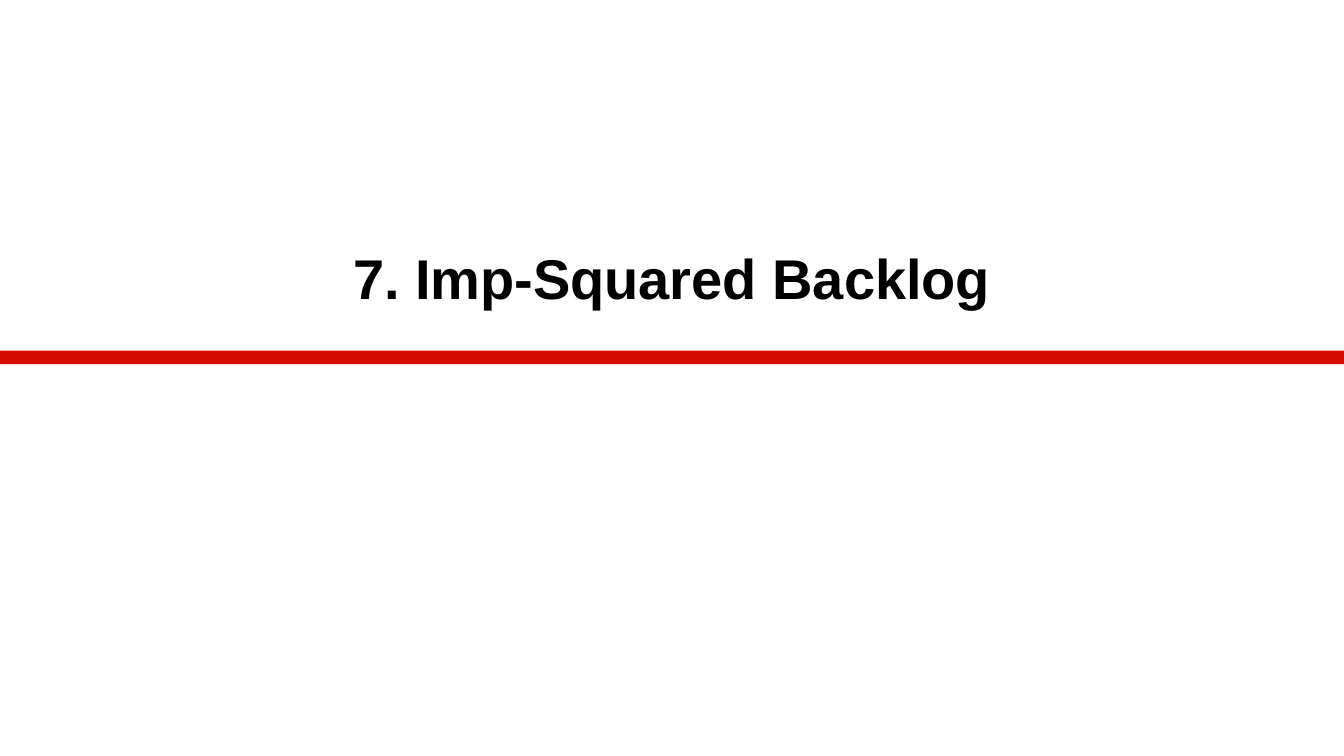
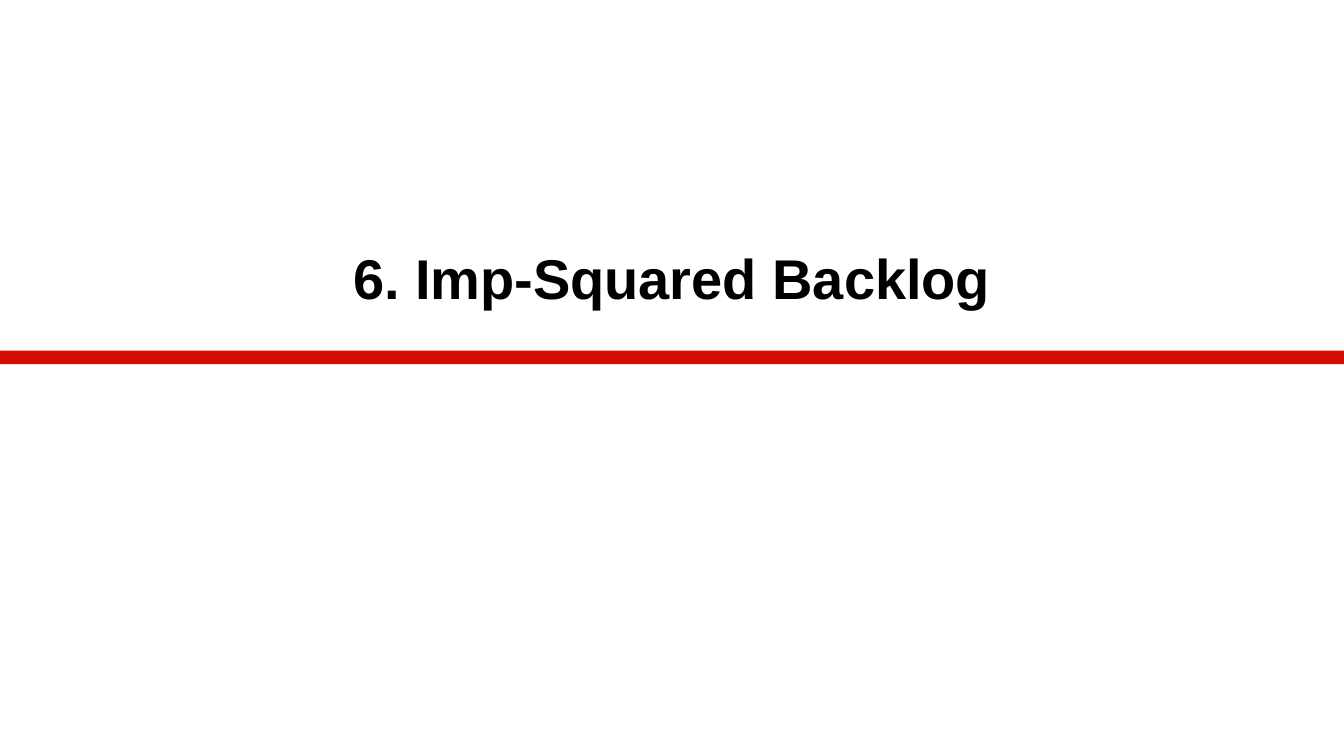
Before and after one commit to dirkriehle/amos-course, a slide deck: slide 38 of Lecture slides/AMOS B01 - Team and Tools.pptx (slide 46 before the commit). Drawn at 1344x756 pixels with LibreOffice and Linux fonts; fonts in the diff are those of the drawing. Boxes give left, top, right and bottom in pixels: in the first picture for what was removed or moved away, otherwise in the second. Text is boxed around its words. In the diff, an @@ line names an element or a change of style, - is before the commit and + after.

```diff
--- a/Lecture slides/AMOS B01 - Team and Tools.pptx
+++ b/Lecture slides/AMOS B01 - Team and Tools.pptx
@@ title at (x1=353, y1=258, x2=990, y2=308): text changed @@
-7. Imp-Squared Backlog
+6. Imp-Squared Backlog
```
Also in this commit, not shown: 3 other slides changed, 1 slide added, 11 other files.
